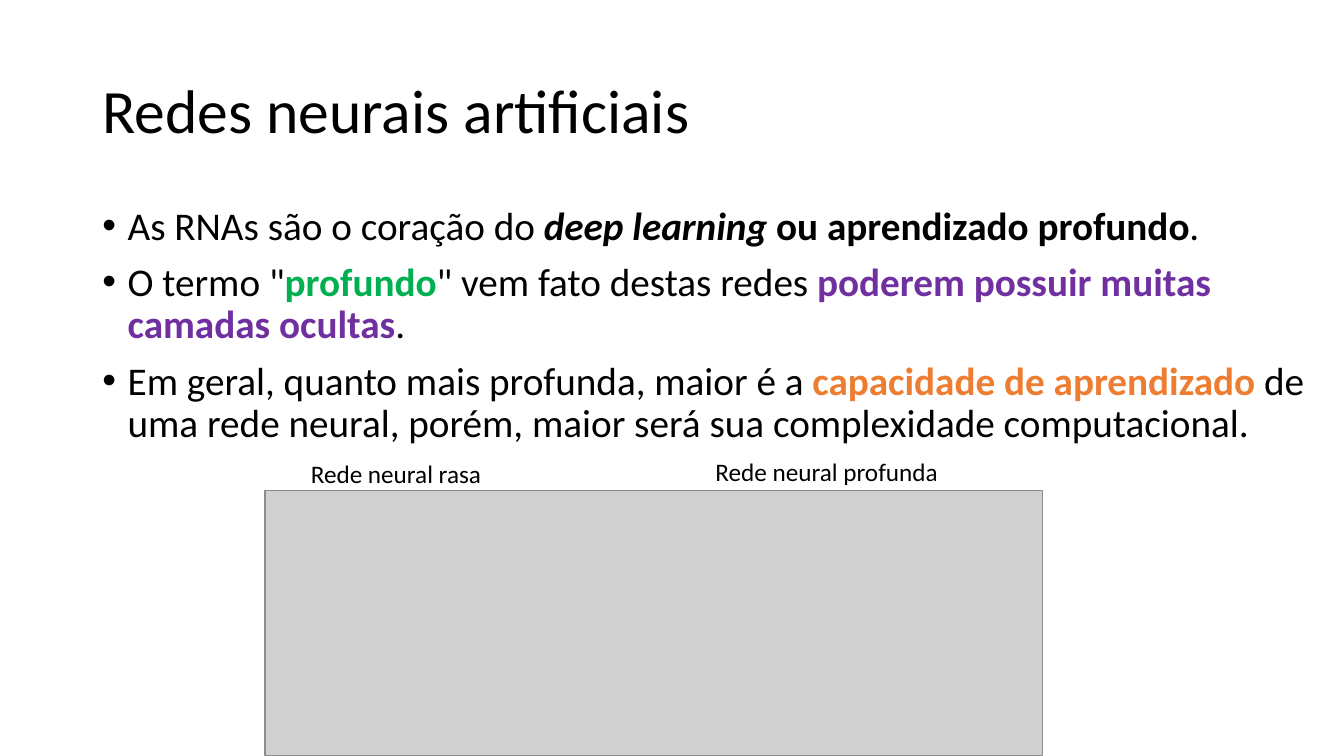
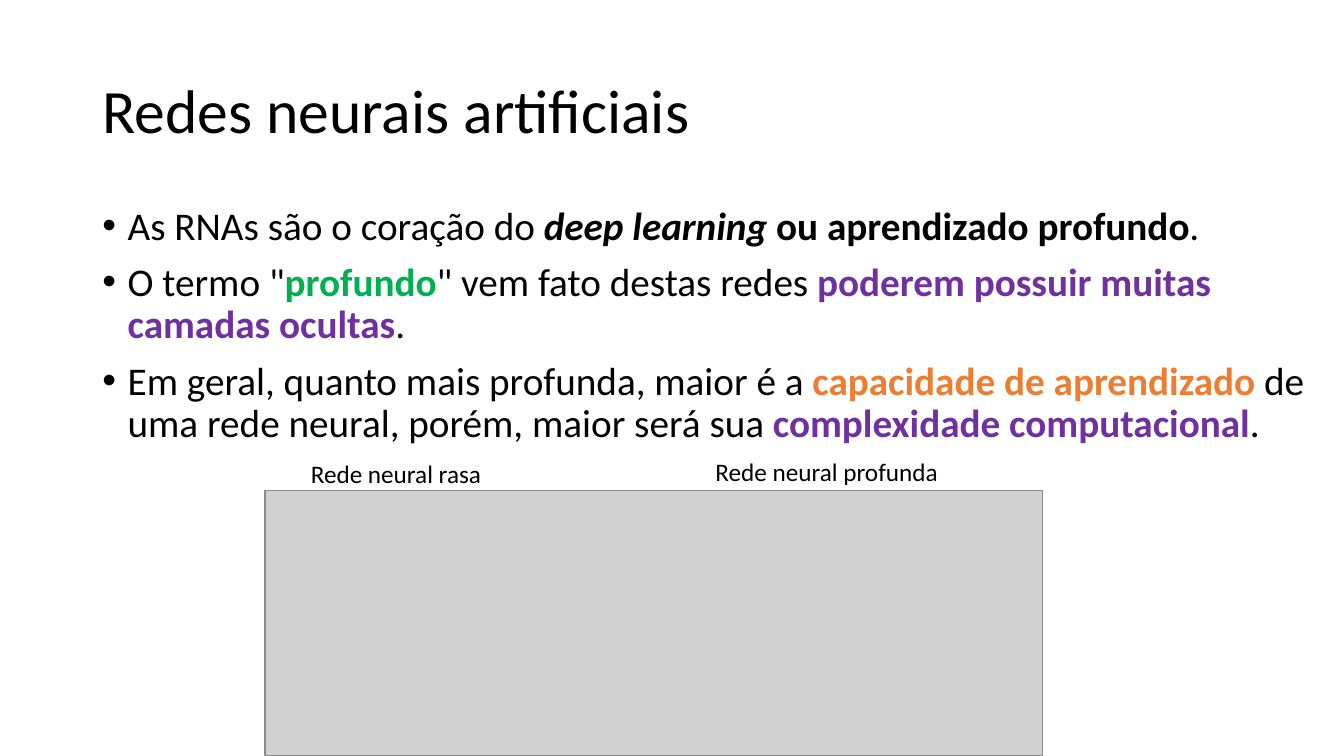
Before and after one commit to zz4fap/c24_inteligencia_artificial, a slide deck: slide 27 of slides/C24_MLP.pptx. Drawn at 1344x756 pixels with LibreOffice and Linux fonts; fonts in the diff are those of the drawing; grey boxes stand for pictures. Boxes give left, top, right and bottom in pixels: in the first picture for what was removed or moved away, otherwise in the second. Text is boxed around its words. In the diff, an @@ line names an element or a change of style, - is before the commit and + after.

```diff
--- a/slides/C24_MLP.pptx
+++ b/slides/C24_MLP.pptx
@@ text at (128, 367, 1304, 444): text colour #000000 to #7030A0, bold on in "complexidade computacional." @@
```
Also in this commit, not shown: 5 other slides changed.
